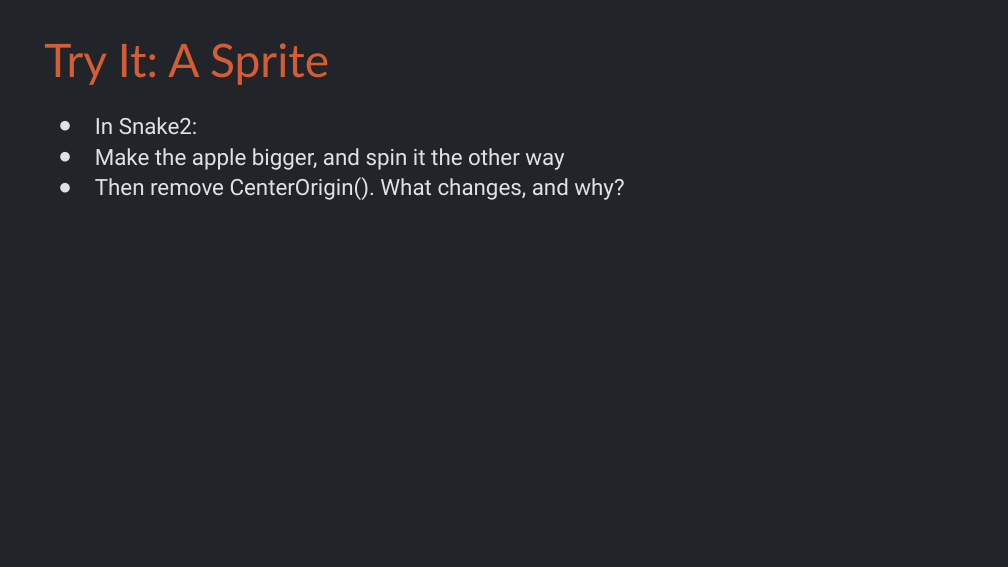
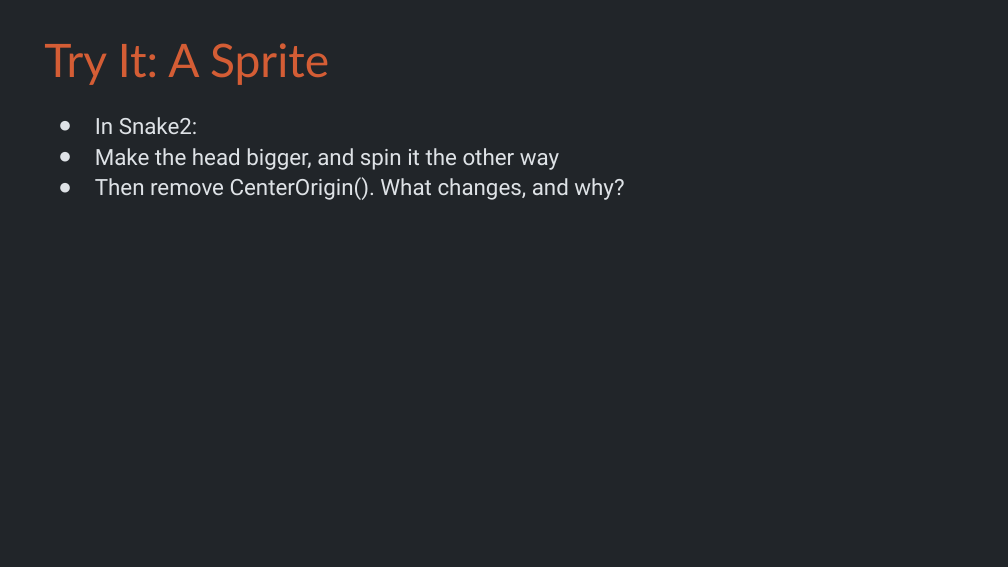
Before and after one commit to Metamate/gar, a slide deck: slide 15 of slides/03 Snake.pptx. Drawn at 1008x567 pixels with LibreOffice and Linux fonts; fonts in the diff are those of the drawing. Boxes give left, top, right and bottom in pixels: in the first picture for what was removed or moved away, otherwise in the second. Text is boxed around its words. In the diff, an @@ line names an element or a change of style, - is before the commit and + after.

```diff
--- a/slides/03 Snake.pptx
+++ b/slides/03 Snake.pptx
@@ text at (95,148,559,170): text changed @@
-● Make the apple bigger, and spin it the other way
+● Make the head bigger, and spin it the other way
```
Also in this commit, not shown: 9 other slides changed, 3 other files.
